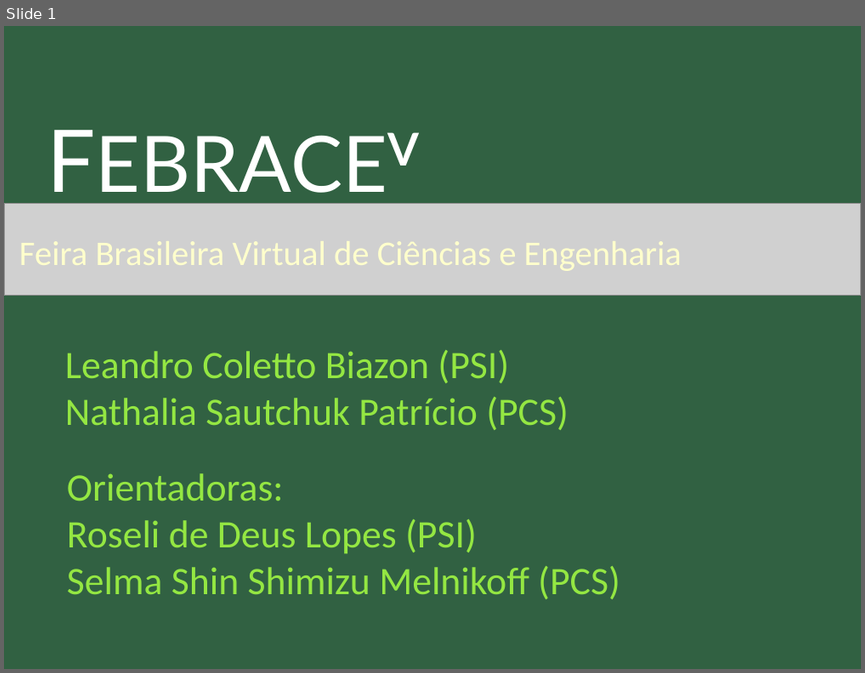
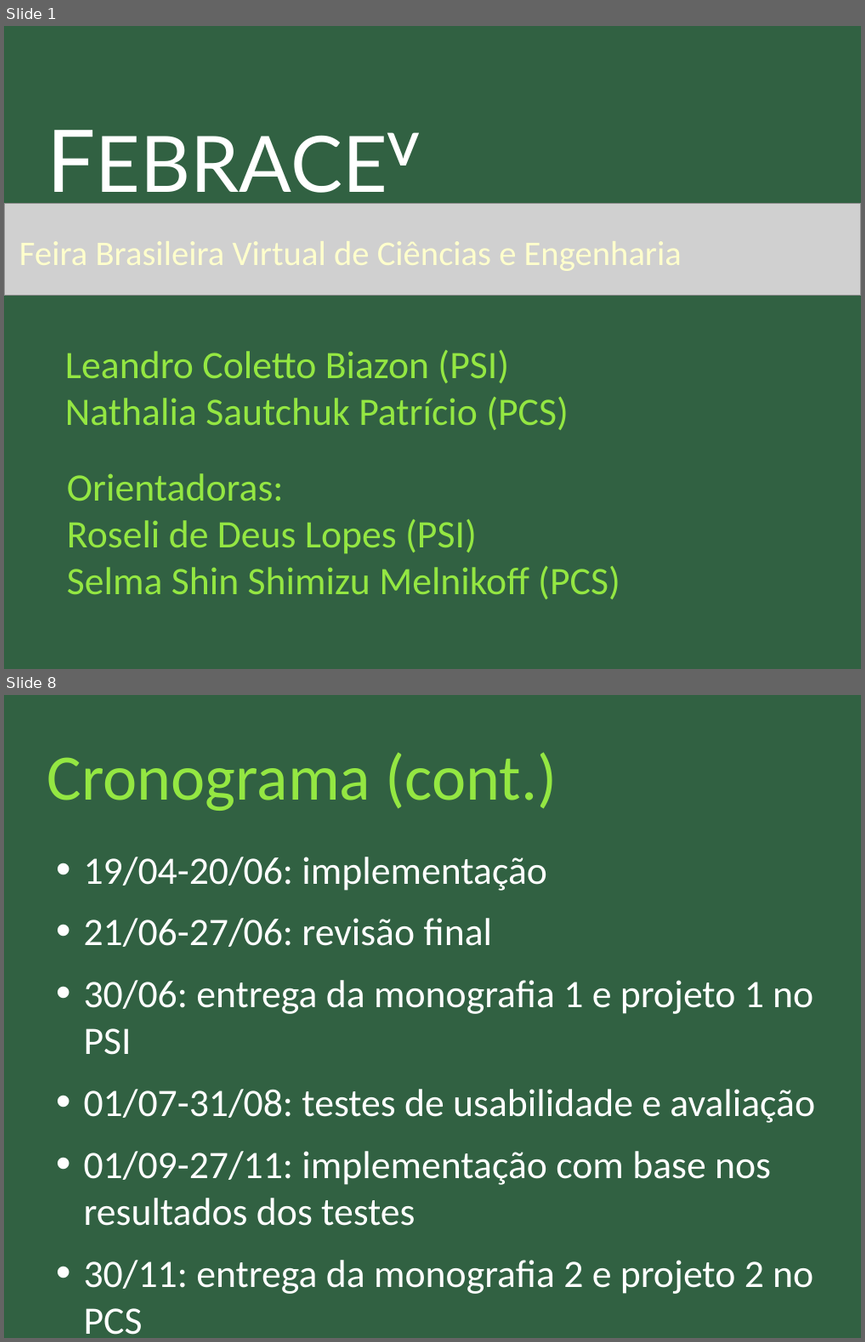
Before and after one commit to nathaliaspatricio/febracev, a slide deck: doc/atividade2/apresentação_2.odp. Shown one above the other, each under a label of ours: slide 1 before the commit, slides 1 and 8 after it; the slides between them are not shown. The pictures are 865x673 and 865x1342 pixels, drawn with LibreOffice and Linux fonts; fonts in the diff are those of the drawing; grey boxes stand for pictures. Boxes give left, top, right and bottom in pixels: in the first picture for what was removed or moved away, otherwise in the second. Text is boxed around its words. In the diff, an @@ line names an element or a change of style, - is before the commit and + after.

```diff
--- a/doc/atividade2/apresentação_2.odp
+++ b/doc/atividade2/apresentação_2.odp
@@ slide 8 added at box(4, 695, 861, 1338), background #316142 @@
@@ title added at box(46, 752, 557, 811), 60 pt, text #94E742 @@
+Cronograma (cont.)
@@ text added at box(84, 857, 815, 1334), 36 pt, text #FFFFFF @@
+• 19/04-20/06: implementação
+• 21/06-27/06: revisão final
+• 30/06: entrega da monografia 1 e projeto 1 no PSI
+• 01/07-31/08: testes de usabilidade e avaliação
+• 01/09-27/11: implementação com base nos resultados dos testes
+• 30/11: entrega da monografia 2 e projeto 2 no PCS
```
Also in this commit, not shown: 1 slide changed, 6 other slides added, 7 slides removed, 1 other file.
